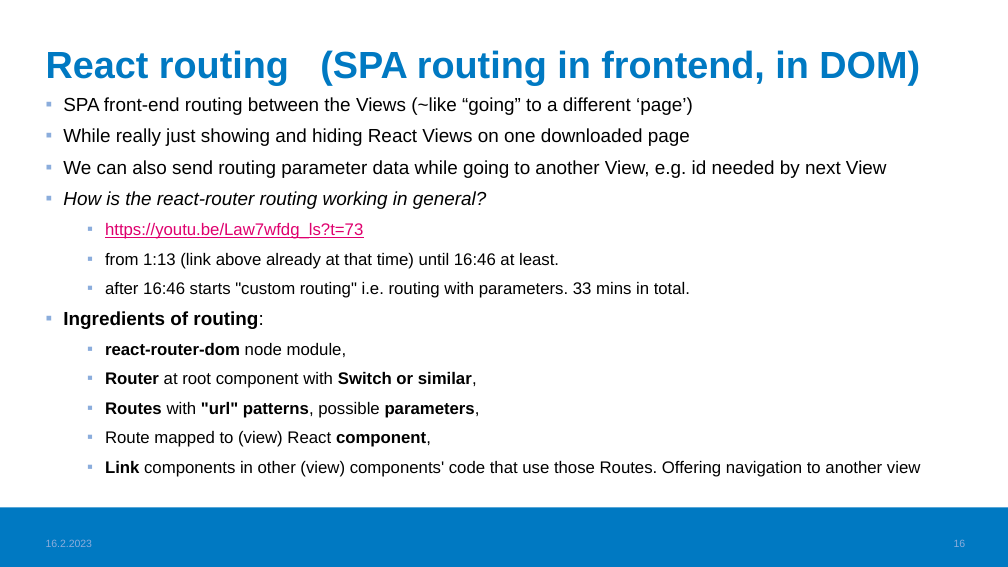
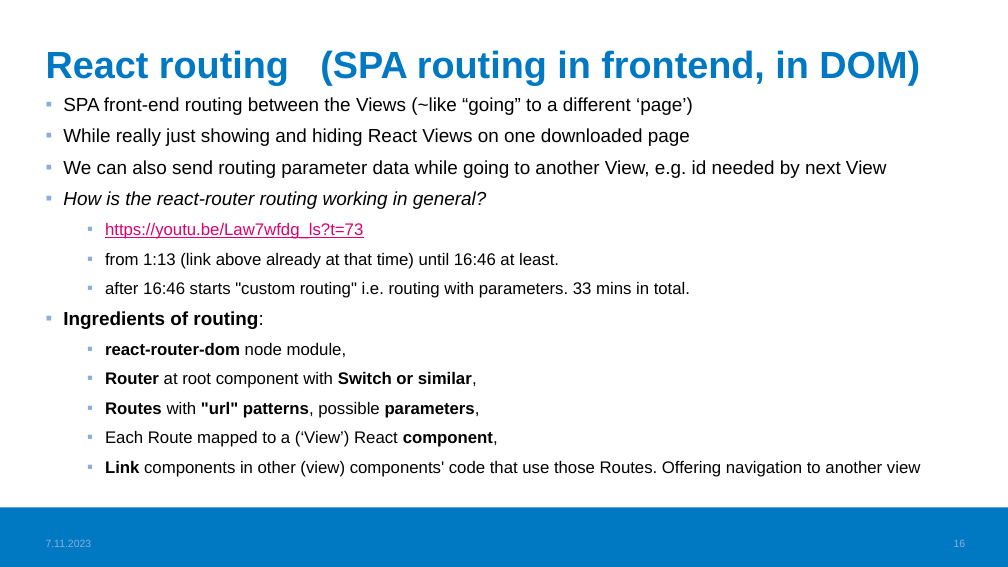
Before and after one commit to valju/docs_frontend_design, a slide deck: slide 16 of FrontendStuff_ForExam.pptx. Drawn at 1008x567 pixels with LibreOffice and Linux fonts; fonts in the diff are those of the drawing; background and template pictures are left out. Boxes give left, top, right and bottom in pixels: in the first picture for what was removed or moved away, otherwise in the second. Text is boxed around its words. In the diff, an @@ line names an element or a change of style, - is before the commit and + after.

Commit message:
Updates for Frontend exam Fall 2023

```diff
--- a/FrontendStuff_ForExam.pptx
+++ b/FrontendStuff_ForExam.pptx
@@ text at [105,431,498,447]: text changed @@
-  ▪ Route mapped to (view) React component,
+  ▪ Each Route mapped to a (‘View’) React component,
@@ text at [46,539,92,547]: text changed @@
-16.2.2023
+7.11.2023
```
Also in this commit, not shown: 19 other slides changed, 1 other file.
